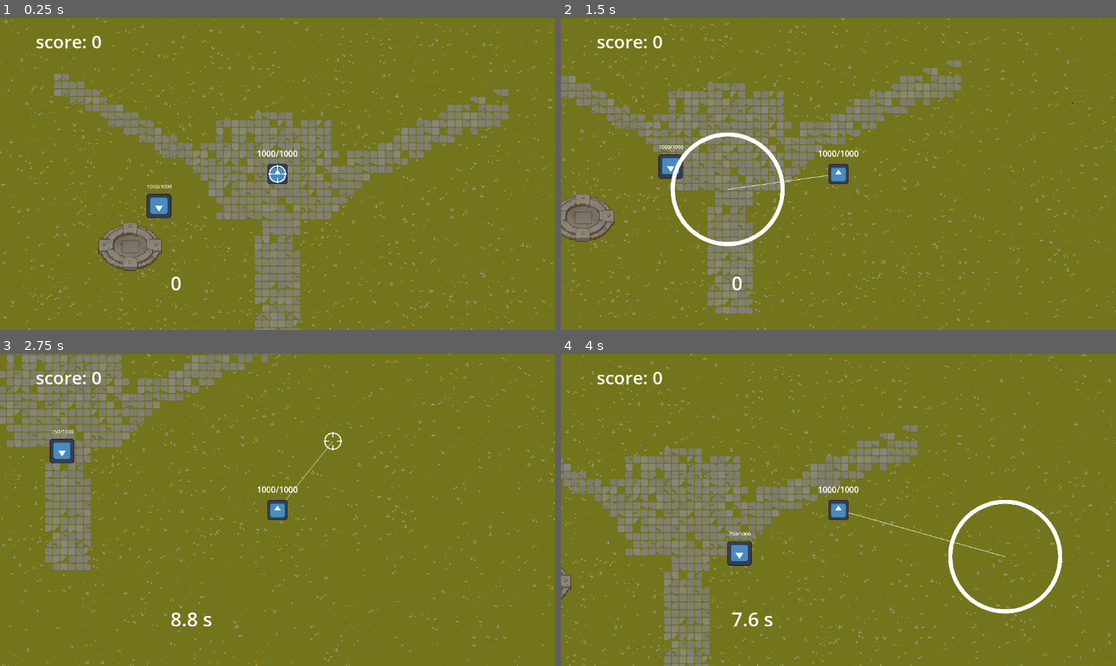
Above: before the commit, frames 1-4 (two rows, left to right).
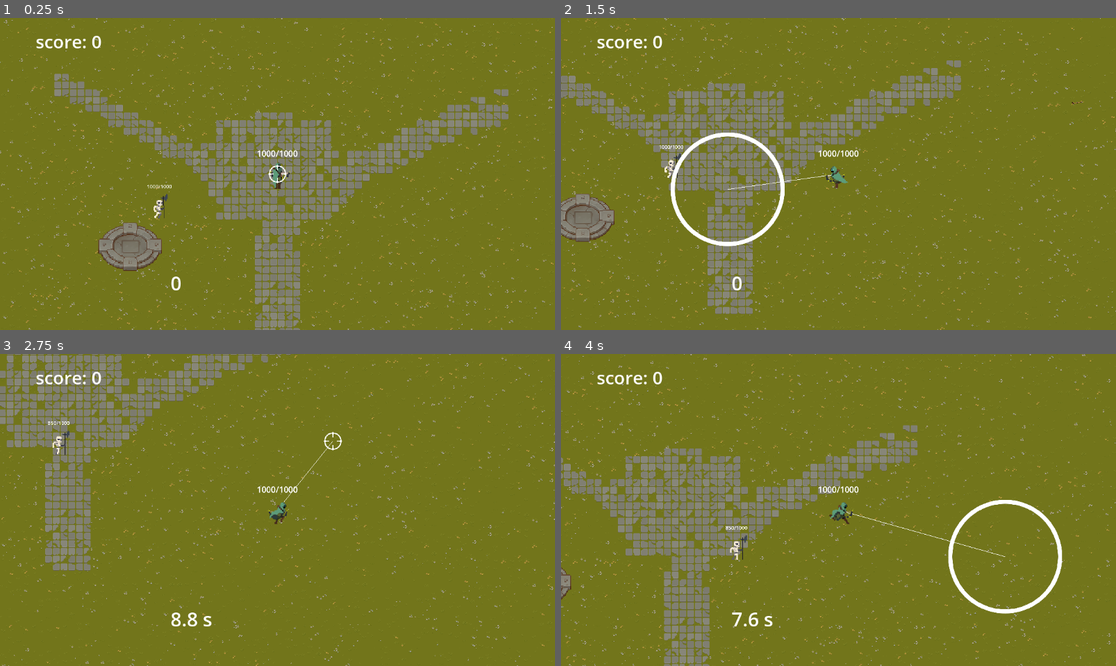
Above: after the commit, the same moments.

Repository: tortoise501/DNS-game
Game: Godot game, scene res://scenes/world.tscn
The game is run twice, just before and just after one commit, with the same random seed, the same clock (stepped at 60 frames per second) and the same inputs. The engine's default icon, where the game draws it, is replaced by a stand-in: a white triangle on a blue panel in a dark square.
Inputs (mouse positions are in pixels of both pictures, inside the frame that each line leads up to):
- Up to frame 1 (0.25 s): no input
- Up to frame 2 (1.5 s): move the mouse to (960, 158) at 0.52 s; hold Right (ui_right) 0.53-1.28 s; click (960, 158) at 0.6 s; move the mouse to (727, 189) at 1.27 s; hold Down (ui_down) from 1.28 s (still down); tap 1 (ability_1) at 1.35 s
- Up to frame 3 (2.75 s): click (166, 525) at 1.55 s; move the mouse to (333, 441) at 2.02 s; release Down (ui_down) at 2.03 s; hold Right (ui_right) from 2.03 s (still down); click (333, 441) at 2.1 s
- Up to frame 4 (4 s): move the mouse to (810, 572) at 2.77 s; release Right (ui_right) at 2.78 s; hold Up (ui_up) 2.78-3.53 s; click (810, 572) at 2.85 s; move the mouse to (1005, 556) at 3.52 s; hold Left (ui_left) from 3.53 s (still down); tap 1 (ability_1) at 3.6 s; click (1005, 556) at 3.8 s

The runs differ from the first frame. In frame 1, 0.6% of the frame differs, in the area x 26-53%, y 46-65%; in frame 2, 0.5%; in frame 3, 0.7%; in frame 4, 0.7%, in the area x 29-53%, y 46-68%.

Commit message:
animations for player and enemy

Diff:
--- a/prefabs/Enemy/enemy.gd
+++ b/prefabs/Enemy/enemy.gd
@@ -14,6 +14,8 @@
 var last_attack_time = 0
 
 @onready var navigation_agent: NavigationAgent2D = $NavigationAgent2D
+
+@onready var animation_handler = $AnimatedSprite2D
 
 signal enemy_died
 
@@ -38,6 +40,8 @@
 	navigation_agent.target_position = movement_target
 
 func _physics_process(delta):
+	if !active:
+		return
 	if navigation_agent.is_navigation_finished():
 		return
 
@@ -45,14 +49,23 @@
 	var next_path_position: Vector2 = navigation_agent.get_next_path_position()
 
 	velocity = current_agent_position.direction_to(next_path_position) * movement_speed
+
+
 	move_and_slide()
 	set_movement_target(get_parent().player.global_position)
 
 func _process(delta: float) -> void:
+
 	var player_pos = get_parent().player.global_position
 	if last_attack_time + attack_time < Time.get_ticks_msec() && (player_pos - global_position).length() < attack_distance:
 		last_attack_time = Time.get_ticks_msec()
 		attack(player_pos)
+		animation_handler.play("shoot")
+	elif !animation_handler.is_playing() && active:
+		if velocity != Vector2.ZERO:
+			animation_handler.play("run")
+		if velocity == Vector2.ZERO:
+			animation_handler.play("idle")
 
 func attack(player_pos):
 	var attack_inst = attack_pref.instantiate()
@@ -68,9 +81,16 @@
 	update_hp_label()
 	if active && currentHP <= 0:
 		active = false
-		print("enemy is dead")
+		animation_handler.play("death")
 		enemy_died.emit()
-		queue_free()
 
 func update_hp_label():
 	$HPLabel.text = "%d/%d" % [currentHP, maxHP]
+
+
+
+
+func _on_animated_sprite_2d_animation_finished() -> void:
+	if !active:
+		queue_free()
+	pass # Replace with function body.
--- a/prefabs/Enemy/enemy.tscn
+++ b/prefabs/Enemy/enemy.tscn
@@ -1,10 +1,435 @@
-[gd_scene load_steps=4 format=3 uid="uid://8qhxwle63jvq"]
+[gd_scene load_steps=65 format=3 uid="uid://8qhxwle63jvq"]
 
 [ext_resource type="Script" uid="uid://c6h7cxwr4levi" path="res://prefabs/Enemy/enemy.gd" id="1_u6v4s"]
-[ext_resource type="Texture2D" uid="uid://cpflyt6byuh1i" path="res://icon.svg" id="1_v1cmc"]
+[ext_resource type="Texture2D" uid="uid://dg0lcevd1ab45" path="res://prefabs/Enemy/Skeleton/Sprite Sheets/Skeleton Dead.png" id="2_kvle1"]
+[ext_resource type="Texture2D" uid="uid://dwhwwfi068x6i" path="res://prefabs/Enemy/Skeleton/Sprite Sheets/Skeleton Idle.png" id="2_qpomc"]
+[ext_resource type="Texture2D" uid="uid://bnkvs15sil2av" path="res://prefabs/Enemy/Skeleton/Sprite Sheets/Skeleton Walk.png" id="3_kvle1"]
+[ext_resource type="Texture2D" uid="uid://c5epo7wlhoq40" path="res://prefabs/Enemy/Skeleton/Sprite Sheets/Skeleton Attack.png" id="4_bmjik"]
+
+[sub_resource type="AtlasTexture" id="AtlasTexture_bmjik"]
+atlas = ExtResource("2_kvle1")
+region = Rect2(0, 0, 33, 32)
+
+[sub_resource type="AtlasTexture" id="AtlasTexture_wx8k0"]
+atlas = ExtResource("2_kvle1")
+region = Rect2(33, 0, 33, 32)
+
+[sub_resource type="AtlasTexture" id="AtlasTexture_e0dw3"]
+atlas = ExtResource("2_kvle1")
+region = Rect2(66, 0, 33, 32)
+
+[sub_resource type="AtlasTexture" id="AtlasTexture_unnmh"]
+atlas = ExtResource("2_kvle1")
+region = Rect2(99, 0, 33, 32)
+
+[sub_resource type="AtlasTexture" id="AtlasTexture_shi5o"]
+atlas = ExtResource("2_kvle1")
+region = Rect2(132, 0, 33, 32)
+
+[sub_resource type="AtlasTexture" id="AtlasTexture_ibid5"]
+atlas = ExtResource("2_kvle1")
+region = Rect2(165, 0, 33, 32)
+
+[sub_resource type="AtlasTexture" id="AtlasTexture_ujv6v"]
+atlas = ExtResource("2_kvle1")
+region = Rect2(198, 0, 33, 32)
+
+[sub_resource type="AtlasTexture" id="AtlasTexture_p6ahd"]
+atlas = ExtResource("2_kvle1")
+region = Rect2(231, 0, 33, 32)
+
+[sub_resource type="AtlasTexture" id="AtlasTexture_lbhg2"]
+atlas = ExtResource("2_kvle1")
+region = Rect2(264, 0, 33, 32)
+
+[sub_resource type="AtlasTexture" id="AtlasTexture_fftb1"]
+atlas = ExtResource("2_kvle1")
+region = Rect2(297, 0, 33, 32)
+
+[sub_resource type="AtlasTexture" id="AtlasTexture_p5dw0"]
+atlas = ExtResource("2_kvle1")
+region = Rect2(330, 0, 33, 32)
+
+[sub_resource type="AtlasTexture" id="AtlasTexture_4fxtw"]
+atlas = ExtResource("2_kvle1")
+region = Rect2(363, 0, 33, 32)
+
+[sub_resource type="AtlasTexture" id="AtlasTexture_1a831"]
+atlas = ExtResource("2_kvle1")
+region = Rect2(396, 0, 33, 32)
+
+[sub_resource type="AtlasTexture" id="AtlasTexture_241ap"]
+atlas = ExtResource("2_kvle1")
+region = Rect2(429, 0, 33, 32)
+
+[sub_resource type="AtlasTexture" id="AtlasTexture_dlv0t"]
+atlas = ExtResource("2_kvle1")
+region = Rect2(462, 0, 33, 32)
+
+[sub_resource type="AtlasTexture" id="AtlasTexture_7wd4s"]
+atlas = ExtResource("2_qpomc")
+region = Rect2(0, 0, 24, 32)
+
+[sub_resource type="AtlasTexture" id="AtlasTexture_27toa"]
+atlas = ExtResource("2_qpomc")
+region = Rect2(24, 0, 24, 32)
+
+[sub_resource type="AtlasTexture" id="AtlasTexture_7kpku"]
+atlas = ExtResource("2_qpomc")
+region = Rect2(48, 0, 24, 32)
+
+[sub_resource type="AtlasTexture" id="AtlasTexture_o8vwy"]
+atlas = ExtResource("2_qpomc")
+region = Rect2(72, 0, 24, 32)
+
+[sub_resource type="AtlasTexture" id="AtlasTexture_vwlx4"]
+atlas = ExtResource("2_qpomc")
+region = Rect2(96, 0, 24, 32)
+
+[sub_resource type="AtlasTexture" id="AtlasTexture_r66dk"]
+atlas = ExtResource("2_qpomc")
+region = Rect2(120, 0, 24, 32)
+
+[sub_resource type="AtlasTexture" id="AtlasTexture_cswye"]
+atlas = ExtResource("2_qpomc")
+region = Rect2(144, 0, 24, 32)
+
+[sub_resource type="AtlasTexture" id="AtlasTexture_amdlb"]
+atlas = ExtResource("2_qpomc")
+region = Rect2(168, 0, 24, 32)
+
+[sub_resource type="AtlasTexture" id="AtlasTexture_xivhp"]
+atlas = ExtResource("2_qpomc")
+region = Rect2(192, 0, 24, 32)
+
+[sub_resource type="AtlasTexture" id="AtlasTexture_3tf6h"]
+atlas = ExtResource("2_qpomc")
+region = Rect2(216, 0, 24, 32)
+
+[sub_resource type="AtlasTexture" id="AtlasTexture_ey3tj"]
+atlas = ExtResource("2_qpomc")
+region = Rect2(240, 0, 24, 32)
+
+[sub_resource type="AtlasTexture" id="AtlasTexture_hufty"]
+atlas = ExtResource("3_kvle1")
+region = Rect2(0, 0, 22, 33)
+
+[sub_resource type="AtlasTexture" id="AtlasTexture_fxrbk"]
+atlas = ExtResource("3_kvle1")
+region = Rect2(22, 0, 22, 33)
+
+[sub_resource type="AtlasTexture" id="AtlasTexture_qhb41"]
+atlas = ExtResource("3_kvle1")
+region = Rect2(44, 0, 22, 33)
+
+[sub_resource type="AtlasTexture" id="AtlasTexture_uhflo"]
+atlas = ExtResource("3_kvle1")
+region = Rect2(66, 0, 22, 33)
+
+[sub_resource type="AtlasTexture" id="AtlasTexture_frldn"]
+atlas = ExtResource("3_kvle1")
+region = Rect2(88, 0, 22, 33)
+
+[sub_resource type="AtlasTexture" id="AtlasTexture_48176"]
+atlas = ExtResource("3_kvle1")
+region = Rect2(110, 0, 22, 33)
+
+[sub_resource type="AtlasTexture" id="AtlasTexture_3illa"]
+atlas = ExtResource("3_kvle1")
+region = Rect2(132, 0, 22, 33)
+
+[sub_resource type="AtlasTexture" id="AtlasTexture_465sl"]
+atlas = ExtResource("3_kvle1")
+region = Rect2(154, 0, 22, 33)
+
+[sub_resource type="AtlasTexture" id="AtlasTexture_vpgkg"]
+atlas = ExtResource("3_kvle1")
+region = Rect2(176, 0, 22, 33)
+
+[sub_resource type="AtlasTexture" id="AtlasTexture_nyng3"]
+atlas = ExtResource("3_kvle1")
+region = Rect2(198, 0, 22, 33)
+
+[sub_resource type="AtlasTexture" id="AtlasTexture_h8f5y"]
+atlas = ExtResource("3_kvle1")
+region = Rect2(220, 0, 22, 33)
+
+[sub_resource type="AtlasTexture" id="AtlasTexture_415ky"]
+atlas = ExtResource("3_kvle1")
+region = Rect2(242, 0, 22, 33)
+
+[sub_resource type="AtlasTexture" id="AtlasTexture_34d8n"]
+atlas = ExtResource("3_kvle1")
+region = Rect2(264, 0, 22, 33)
+
+[sub_resource type="AtlasTexture" id="AtlasTexture_njyuo"]
+atlas = ExtResource("4_bmjik")
+region = Rect2(0, 0, 43, 37)
+
+[sub_resource type="AtlasTexture" id="AtlasTexture_q64qb"]
+atlas = ExtResource("4_bmjik")
+region = Rect2(43, 0, 43, 37)
+
+[sub_resource type="AtlasTexture" id="AtlasTexture_8ridf"]
+atlas = ExtResource("4_bmjik")
+region = Rect2(86, 0, 43, 37)
+
+[sub_resource type="AtlasTexture" id="AtlasTexture_6kdk0"]
+atlas = ExtResource("4_bmjik")
+region = Rect2(129, 0, 43, 37)
+
+[sub_resource type="AtlasTexture" id="AtlasTexture_x4k21"]
+atlas = ExtResource("4_bmjik")
+region = Rect2(172, 0, 43, 37)
+
+[sub_resource type="AtlasTexture" id="AtlasTexture_w4tui"]
+atlas = ExtResource("4_bmjik")
+region = Rect2(215, 0, 43, 37)
+
+[sub_resource type="AtlasTexture" id="AtlasTexture_a7yo4"]
+atlas = ExtResource("4_bmjik")
+region = Rect2(258, 0, 43, 37)
+
+[sub_resource type="AtlasTexture" id="AtlasTexture_pcvrh"]
+atlas = ExtResource("4_bmjik")
+region = Rect2(301, 0, 43, 37)
+
+[sub_resource type="AtlasTexture" id="AtlasTexture_6t8cg"]
+atlas = ExtResource("4_bmjik")
+region = Rect2(344, 0, 43, 37)
+
+[sub_resource type="AtlasTexture" id="AtlasTexture_3iiiu"]
+atlas = ExtResource("4_bmjik")
+region = Rect2(387, 0, 43, 37)
+
+[sub_resource type="AtlasTexture" id="AtlasTexture_go3i1"]
+atlas = ExtResource("4_bmjik")
+region = Rect2(430, 0, 43, 37)
+
+[sub_resource type="AtlasTexture" id="AtlasTexture_lr0qw"]
+atlas = ExtResource("4_bmjik")
+region = Rect2(473, 0, 43, 37)
+
+[sub_resource type="AtlasTexture" id="AtlasTexture_d0qk5"]
+atlas = ExtResource("4_bmjik")
+region = Rect2(516, 0, 43, 37)
+
+[sub_resource type="AtlasTexture" id="AtlasTexture_ll5ka"]
+atlas = ExtResource("4_bmjik")
+region = Rect2(559, 0, 43, 37)
+
+[sub_resource type="AtlasTexture" id="AtlasTexture_5e4n0"]
+atlas = ExtResource("4_bmjik")
+region = Rect2(602, 0, 43, 37)
+
+[sub_resource type="AtlasTexture" id="AtlasTexture_egui1"]
+atlas = ExtResource("4_bmjik")
+region = Rect2(645, 0, 43, 37)
+
+[sub_resource type="AtlasTexture" id="AtlasTexture_xi3i1"]
+atlas = ExtResource("4_bmjik")
+region = Rect2(688, 0, 43, 37)
+
+[sub_resource type="AtlasTexture" id="AtlasTexture_l1ip6"]
+atlas = ExtResource("4_bmjik")
+region = Rect2(731, 0, 43, 37)
+
+[sub_resource type="SpriteFrames" id="SpriteFrames_wx8k0"]
+animations = [{
+"frames": [{
+"duration": 1.0,
+"texture": SubResource("AtlasTexture_bmjik")
+}, {
+"duration": 1.0,
+"texture": SubResource("AtlasTexture_wx8k0")
+}, {
+"duration": 1.0,
+"texture": SubResource("AtlasTexture_e0dw3")
+}, {
+"duration": 1.0,
+"texture": SubResource("AtlasTexture_unnmh")
+}, {
+"duration": 1.0,
+"texture": SubResource("AtlasTexture_shi5o")
+}, {
+"duration": 1.0,
+"texture": SubResource("AtlasTexture_ibid5")
+}, {
+"duration": 1.0,
+"texture": SubResource("AtlasTexture_ujv6v")
+}, {
+"duration": 1.0,
+"texture": SubResource("AtlasTexture_p6ahd")
+}, {
+"duration": 1.0,
+"texture": SubResource("AtlasTexture_lbhg2")
+}, {
+"duration": 1.0,
+"texture": SubResource("AtlasTexture_fftb1")
+}, {
+"duration": 1.0,
+"texture": SubResource("AtlasTexture_p5dw0")
+}, {
+"duration": 1.0,
+"texture": SubResource("AtlasTexture_4fxtw")
+}, {
+"duration": 1.0,
+"texture": SubResource("AtlasTexture_1a831")
+}, {
+"duration": 1.0,
+"texture": SubResource("AtlasTexture_241ap")
+}, {
+"duration": 1.0,
+"texture": SubResource("AtlasTexture_dlv0t")
+}],
+"loop": false,
+"name": &"death",
+"speed": 14.0
+}, {
+"frames": [{
+"duration": 1.0,
+"texture": SubResource("AtlasTexture_7wd4s")
+}, {
+"duration": 1.0,
+"texture": SubResource("AtlasTexture_27toa")
+}, {
+"duration": 1.0,
+"texture": SubResource("AtlasTexture_7kpku")
+}, {
+"duration": 1.0,
+"texture": SubResource("AtlasTexture_o8vwy")
+}, {
+"duration": 1.0,
+"texture": SubResource("AtlasTexture_vwlx4")
+}, {
+"duration": 1.0,
+"texture": SubResource("AtlasTexture_r66dk")
+}, {
+"duration": 1.0,
+"texture": SubResource("AtlasTexture_cswye")
+}, {
+"duration": 1.0,
+"texture": SubResource("AtlasTexture_amdlb")
+}, {
+"duration": 1.0,
+"texture": SubResource("AtlasTexture_xivhp")
+}, {
+"duration": 1.0,
+"texture": SubResource("AtlasTexture_3tf6h")
+}, {
+"duration": 1.0,
+"texture": SubResource("AtlasTexture_ey3tj")
+}],
+"loop": false,
+"name": &"idle",
+"speed": 17.0
+}, {
+"frames": [{
+"duration": 1.0,
+"texture": SubResource("AtlasTexture_hufty")
+}, {
+"duration": 1.0,
+"texture": SubResource("AtlasTexture_fxrbk")
+}, {
+"duration": 1.0,
+"texture": SubResource("AtlasTexture_qhb41")
+}, {
+"duration": 1.0,
+"texture": SubResource("AtlasTexture_uhflo")
+}, {
+"duration": 1.0,
+"texture": SubResource("AtlasTexture_frldn")
+}, {
+"duration": 1.0,
+"texture": SubResource("AtlasTexture_48176")
+}, {
+"duration": 1.0,
+"texture": SubResource("AtlasTexture_3illa")
+}, {
+"duration": 1.0,
+"texture": SubResource("AtlasTexture_465sl")
+}, {
+"duration": 1.0,
+"texture": SubResource("AtlasTexture_vpgkg")
+}, {
+"duration": 1.0,
+"texture": SubResource("AtlasTexture_nyng3")
+}, {
+"duration": 1.0,
+"texture": SubResource("AtlasTexture_h8f5y")
+}, {
+"duration": 1.0,
+"texture": SubResource("AtlasTexture_415ky")
+}, {
+"duration": 1.0,
+"texture": SubResource("AtlasTexture_34d8n")
+}],
+"loop": false,
+"name": &"run",
+"speed": 12.0
+}, {
+"frames": [{
+"duration": 1.0,
+"texture": SubResource("AtlasTexture_njyuo")
+}, {
+"duration": 1.0,
+"texture": SubResource("AtlasTexture_q64qb")
+}, {
+"duration": 1.0,
+"texture": SubResource("AtlasTexture_8ridf")
+}, {
+"duration": 1.0,
+"texture": SubResource("AtlasTexture_6kdk0")
+}, {
+"duration": 1.0,
+"texture": SubResource("AtlasTexture_x4k21")
+}, {
+"duration": 1.0,
+"texture": SubResource("AtlasTexture_w4tui")
+}, {
+"duration": 1.0,
+"texture": SubResource("AtlasTexture_a7yo4")
+}, {
+"duration": 1.0,
+"texture": SubResource("AtlasTexture_pcvrh")
+}, {
+"duration": 1.0,
+"texture": SubResource("AtlasTexture_6t8cg")
+}, {
+"duration": 1.0,
+"texture": SubResource("AtlasTexture_3iiiu")
+}, {
+"duration": 1.0,
+"texture": SubResource("AtlasTexture_go3i1")
+}, {
+"duration": 1.0,
+"texture": SubResource("AtlasTexture_lr0qw")
+}, {
+"duration": 1.0,
+"texture": SubResource("AtlasTexture_d0qk5")
+}, {
+"duration": 1.0,
+"texture": SubResource("AtlasTexture_ll5ka")
+}, {
+"duration": 1.0,
+"texture": SubResource("AtlasTexture_5e4n0")
+}, {
+"duration": 1.0,
+"texture": SubResource("AtlasTexture_egui1")
+}, {
+"duration": 1.0,
+"texture": SubResource("AtlasTexture_xi3i1")
+}, {
+"duration": 1.0,
+"texture": SubResource("AtlasTexture_l1ip6")
+}],
+"loop": false,
+"name": &"shoot",
+"speed": 25.0
+}]
 
 [sub_resource type="RectangleShape2D" id="RectangleShape2D_u6v4s"]
-size = Vector2(127, 128)
+size = Vector2(62.5, 128)
 
 [node name="Enemy" type="CharacterBody2D" groups=["Enemy"]]
 scale = Vector2(0.4, 0.4)
@@ -14,12 +439,18 @@
 
 [node name="NavigationAgent2D" type="NavigationAgent2D" parent="." groups=["Enemy"]]
 
-[node name="Sprite2D" type="Sprite2D" parent="." groups=["Enemy"]]
-texture = ExtResource("1_v1cmc")
-flip_v = true
+[node name="AnimatedSprite2D" type="AnimatedSprite2D" parent="." groups=["Enemy"]]
+texture_filter = 1
+position = Vector2(12.5, -2.5)
+scale = Vector2(4.0260415, 4.0260415)
+sprite_frames = SubResource("SpriteFrames_wx8k0")
+animation = &"death"
+frame = 14
+frame_progress = 1.0
 
 [node name="CollisionShape2D" type="CollisionShape2D" parent="." groups=["Enemy"]]
-position = Vector2(0.5, 0)
+position = Vector2(-2.5, 0)
+scale = Vector2(0.9999998, 0.9999998)
 shape = SubResource("RectangleShape2D_u6v4s")
 
 [node name="HPLabel" type="Label" parent="."]
@@ -31,3 +462,5 @@
 text = "test text"
 horizontal_alignment = 1
 vertical_alignment = 1
+
+[connection signal="animation_finished" from="AnimatedSprite2D" to="." method="_on_animated_sprite_2d_animation_finished"]
--- a/prefabs/player/player.tscn
+++ b/prefabs/player/player.tscn
@@ -1,11 +1,142 @@
-[gd_scene load_steps=5 format=3 uid="uid://ck2j0at6nwwml"]
+[gd_scene load_steps=23 format=3 uid="uid://ck2j0at6nwwml"]
 
 [ext_resource type="Script" uid="uid://bunc5bya5xk55" path="res://prefabs/player/player_movement.gd" id="1_rdx4y"]
 [ext_resource type="Script" uid="uid://cuk44abbv471t" path="res://prefabs/player/player_weapon.gd" id="2_binfn"]
-[ext_resource type="Texture2D" uid="uid://cpflyt6byuh1i" path="res://icon.svg" id="2_wv1mm"]
+[ext_resource type="Texture2D" uid="uid://wwjhgsyhq2q8" path="res://prefabs/player/archer/Idle and running.png" id="3_binfn"]
+[ext_resource type="Texture2D" uid="uid://cm0l3okytupvw" path="res://prefabs/player/archer/Normal Attack.png" id="4_klv5p"]
+
+[sub_resource type="AtlasTexture" id="AtlasTexture_iylwk"]
+atlas = ExtResource("3_binfn")
+region = Rect2(0, 0, 64, 64)
+
+[sub_resource type="AtlasTexture" id="AtlasTexture_ev8v4"]
+atlas = ExtResource("3_binfn")
+region = Rect2(64, 0, 64, 64)
+
+[sub_resource type="AtlasTexture" id="AtlasTexture_vhck3"]
+atlas = ExtResource("3_binfn")
+region = Rect2(0, 64, 64, 64)
+
+[sub_resource type="AtlasTexture" id="AtlasTexture_2c4n1"]
+atlas = ExtResource("3_binfn")
+region = Rect2(64, 64, 64, 64)
+
+[sub_resource type="AtlasTexture" id="AtlasTexture_oo3uv"]
+atlas = ExtResource("3_binfn")
+region = Rect2(128, 64, 64, 64)
+
+[sub_resource type="AtlasTexture" id="AtlasTexture_30gqm"]
+atlas = ExtResource("3_binfn")
+region = Rect2(192, 64, 64, 64)
+
+[sub_resource type="AtlasTexture" id="AtlasTexture_hvqk4"]
+atlas = ExtResource("3_binfn")
+region = Rect2(256, 64, 64, 64)
+
+[sub_resource type="AtlasTexture" id="AtlasTexture_b6byk"]
+atlas = ExtResource("3_binfn")
+region = Rect2(320, 64, 64, 64)
+
+[sub_resource type="AtlasTexture" id="AtlasTexture_6barq"]
+atlas = ExtResource("3_binfn")
+region = Rect2(384, 64, 64, 64)
+
+[sub_resource type="AtlasTexture" id="AtlasTexture_agiw0"]
+atlas = ExtResource("3_binfn")
+region = Rect2(448, 64, 64, 64)
+
+[sub_resource type="AtlasTexture" id="AtlasTexture_ot5ig"]
+atlas = ExtResource("4_klv5p")
+region = Rect2(0, 192, 64, 64)
+
+[sub_resource type="AtlasTexture" id="AtlasTexture_t13t3"]
+atlas = ExtResource("4_klv5p")
+region = Rect2(64, 192, 64, 64)
+
+[sub_resource type="AtlasTexture" id="AtlasTexture_8hk3c"]
+atlas = ExtResource("4_klv5p")
+region = Rect2(128, 192, 64, 64)
+
+[sub_resource type="AtlasTexture" id="AtlasTexture_ocyg1"]
+atlas = ExtResource("4_klv5p")
+region = Rect2(192, 192, 64, 64)
+
+[sub_resource type="AtlasTexture" id="AtlasTexture_408ek"]
+atlas = ExtResource("4_klv5p")
+region = Rect2(256, 192, 64, 64)
+
+[sub_resource type="AtlasTexture" id="AtlasTexture_dxdrd"]
+atlas = ExtResource("4_klv5p")
+region = Rect2(320, 192, 64, 64)
+
+[sub_resource type="SpriteFrames" id="SpriteFrames_a2w56"]
+animations = [{
+"frames": [{
+"duration": 1.0,
+"texture": SubResource("AtlasTexture_iylwk")
+}, {
+"duration": 1.0,
+"texture": SubResource("AtlasTexture_ev8v4")
+}],
+"loop": true,
+"name": &"idle",
+"speed": 3.0
+}, {
+"frames": [{
+"duration": 1.0,
+"texture": SubResource("AtlasTexture_vhck3")
+}, {
+"duration": 1.0,
+"texture": SubResource("AtlasTexture_2c4n1")
+}, {
+"duration": 1.0,
+"texture": SubResource("AtlasTexture_oo3uv")
+}, {
+"duration": 1.0,
+"texture": SubResource("AtlasTexture_30gqm")
+}, {
+"duration": 1.0,
+"texture": SubResource("AtlasTexture_hvqk4")
+}, {
+"duration": 1.0,
+"texture": SubResource("AtlasTexture_b6byk")
+}, {
+"duration": 1.0,
+"texture": SubResource("AtlasTexture_6barq")
+}, {
+"duration": 1.0,
+"texture": SubResource("AtlasTexture_agiw0")
+}],
+"loop": false,
+"name": &"run",
+"speed": 12.0
+}, {
+"frames": [{
+"duration": 1.0,
+"texture": SubResource("AtlasTexture_ot5ig")
+}, {
+"duration": 1.0,
+"texture": SubResource("AtlasTexture_t13t3")
+}, {
+"duration": 1.0,
+"texture": SubResource("AtlasTexture_8hk3c")
+}, {
+"duration": 1.0,
+"texture": SubResource("AtlasTexture_ocyg1")
+}, {
+"duration": 1.0,
+"texture": SubResource("AtlasTexture_408ek")
+}, {
+"duration": 1.0,
+"texture": SubResource("AtlasTexture_dxdrd")
+}],
+"loop": false,
+"name": &"shoot",
+"speed": 24.0
+}]
 
 [sub_resource type="RectangleShape2D" id="RectangleShape2D_1txc5"]
-size = Vector2(127, 127)
+size = Vector2(84.848495, 163.63637)
 
 [node name="Player" type="CharacterBody2D" groups=["Player"]]
 scale = Vector2(0.33, 0.33)
@@ -15,13 +146,15 @@
 [node name="Weapon" type="Node2D" parent="."]
 script = ExtResource("2_binfn")
 
-[node name="Sprite2D" type="Sprite2D" parent="." groups=["Player"]]
-scale = Vector2(0.99999994, 0.99999994)
-texture = ExtResource("2_wv1mm")
+[node name="AnimatedSprite2D" type="AnimatedSprite2D" parent="." groups=["Player"]]
+texture_filter = 1
+scale = Vector2(4.43, 4.43)
+sprite_frames = SubResource("SpriteFrames_a2w56")
+animation = &"shoot"
 
 [node name="CollisionShape2D" type="CollisionShape2D" parent="." groups=["Player"]]
-position = Vector2(0.49999997, -0.49999997)
-scale = Vector2(0.99999994, 0.99999994)
+position = Vector2(3.030301, 9.090907)
+scale = Vector2(0.9999999, 0.9999999)
 shape = SubResource("RectangleShape2D_1txc5")
 
 [node name="NavigationAgent2D" type="NavigationAgent2D" parent="."]
@@ -52,3 +185,6 @@
 offset_bottom = 578.0
 theme_override_font_sizes/font_size = 40
 text = "4.5s"
+
+[connection signal="shot" from="Weapon" to="." method="_on_weapon_shot"]
+[connection signal="animation_finished" from="AnimatedSprite2D" to="." method="_on_animated_sprite_2d_animation_finished"]
--- a/prefabs/player/player_movement.gd
+++ b/prefabs/player/player_movement.gd
@@ -4,6 +4,9 @@
 
 var maxHP = 1000
 var currentHP = 1000
+
+@onready var animation_handler = $AnimatedSprite2D
+var shooting = false
 
 
 # Called when the node enters the scene tree for the first time.
@@ -14,17 +17,27 @@
 
 # Called every frame. 'delta' is the elapsed time since the previous frame.
 func _physics_process(delta: float) -> void:
-		var velocity_vector = Vector2.ZERO
-		if Input.is_action_pressed("ui_up") || Input.is_key_pressed(KEY_W):
-			velocity_vector += Vector2.UP
-		if Input.is_action_pressed("ui_down") || Input.is_key_pressed(KEY_S):
-			velocity_vector += Vector2.DOWN
-		if Input.is_action_pressed("ui_left") || Input.is_key_pressed(KEY_A):
-			velocity_vector += Vector2.LEFT
-		if Input.is_action_pressed("ui_right") || Input.is_key_pressed(KEY_D):
-			velocity_vector += Vector2.RIGHT
-		translate(velocity_vector.normalized() * speed * delta)
-		pass
+	if get_global_mouse_position().x < global_position.x:
+		animation_handler.flip_h = true
+	else:
+		animation_handler.flip_h = false
+
+	var velocity_vector = Vector2.ZERO
+	if Input.is_action_pressed("ui_up") || Input.is_key_pressed(KEY_W):
+		velocity_vector += Vector2.UP
+	if Input.is_action_pressed("ui_down") || Input.is_key_pressed(KEY_S):
+		velocity_vector += Vector2.DOWN
+	if Input.is_action_pressed("ui_left") || Input.is_key_pressed(KEY_A):
+		velocity_vector += Vector2.LEFT
+	if Input.is_action_pressed("ui_right") || Input.is_key_pressed(KEY_D):
+		velocity_vector += Vector2.RIGHT
+	translate(velocity_vector.normalized() * speed * delta)
+	if !shooting && velocity_vector == Vector2.ZERO:
+		animation_handler.play("idle")
+	elif !shooting:
+		animation_handler.play("run")
+
+
 
 func get_hit(damage):
 	currentHP -= damage
@@ -36,3 +49,16 @@
 
 func update_hp_label():
 	$HPLabel.text = "%d/%d" % [currentHP, maxHP]
+
+
+func _on_weapon_shot(int: Variant) -> void:
+	animation_handler.play("shoot")
+	shooting = true
+	pass # Replace with function body.
+
+
+
+func _on_animated_sprite_2d_animation_finished() -> void:
+	if shooting == true:
+		shooting = false
+	pass # Replace with function body.
--- a/prefabs/player/player_weapon.gd
+++ b/prefabs/player/player_weapon.gd
@@ -13,6 +13,9 @@
 var arrow_rain_height = 200
 var arrow_rain_KD = 10000 #msec
 var last_time_arrow_rain_used = -100000
+
+signal shot(int)
+
 
 func _process(_delta: float) -> void:
 	queue_redraw()
@@ -37,6 +40,7 @@
 
 func use_ability1():
 	if last_time_arrow_rain_used + arrow_rain_KD < Time.get_ticks_msec():
+		shot.emit(1)
 		last_time_arrow_rain_used = Time.get_ticks_msec()
 		for i in range(arrow_rain_count):
 			var angle = randf_range(0,360)
@@ -51,6 +55,7 @@
 
 
 func use_ability0():
+	shot.emit(0)
 	var to_mouse_vector: Vector2 = get_global_mouse_position() - global_position
 	spawn_bullet(
 		350,
Binary file added: prefabs/Enemy/Skeleton/Files/Skeleton Attack.ase
Binary file added: prefabs/Enemy/Skeleton/Files/Skeleton Dead.ase
Binary file added: prefabs/Enemy/Skeleton/Files/Skeleton Hit.ase
Binary file added: prefabs/Enemy/Skeleton/Files/Skeleton Idle.ase
Binary file added: prefabs/Enemy/Skeleton/Files/Skeleton React.ase
Binary file added: prefabs/Enemy/Skeleton/Files/Skeleton Walk.ase
Binary file added: prefabs/Enemy/Skeleton/GIFS/Skeleton Attack.gif
Binary file added: prefabs/Enemy/Skeleton/GIFS/Skeleton Dead.gif
Binary file added: prefabs/Enemy/Skeleton/GIFS/Skeleton Hit.gif
Binary file added: prefabs/Enemy/Skeleton/GIFS/Skeleton Idle.gif
Binary file added: prefabs/Enemy/Skeleton/GIFS/Skeleton React.gif
Binary file added: prefabs/Enemy/Skeleton/GIFS/Skeleton Walk.gif
(and 27 more such lines)
